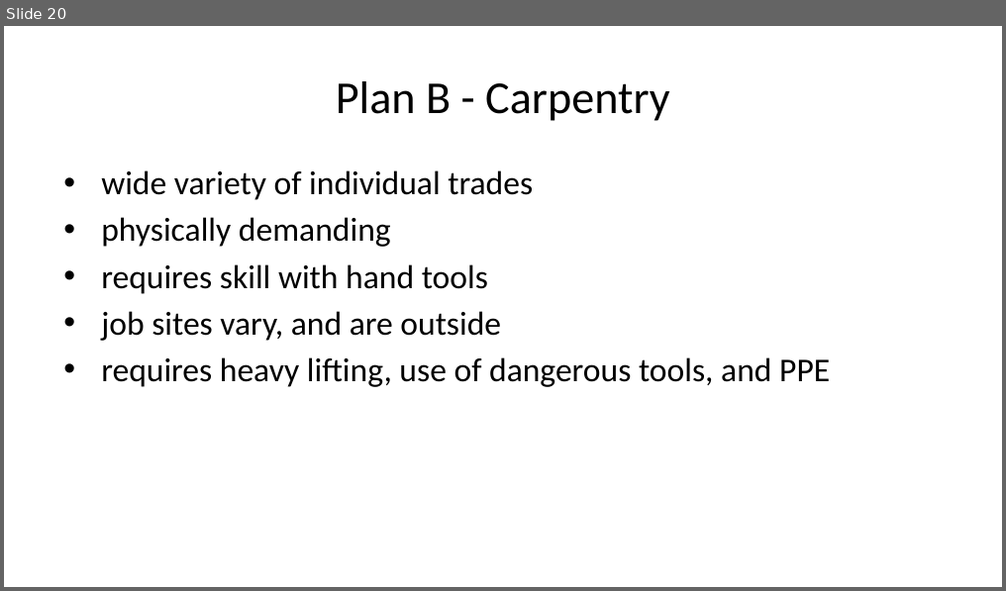
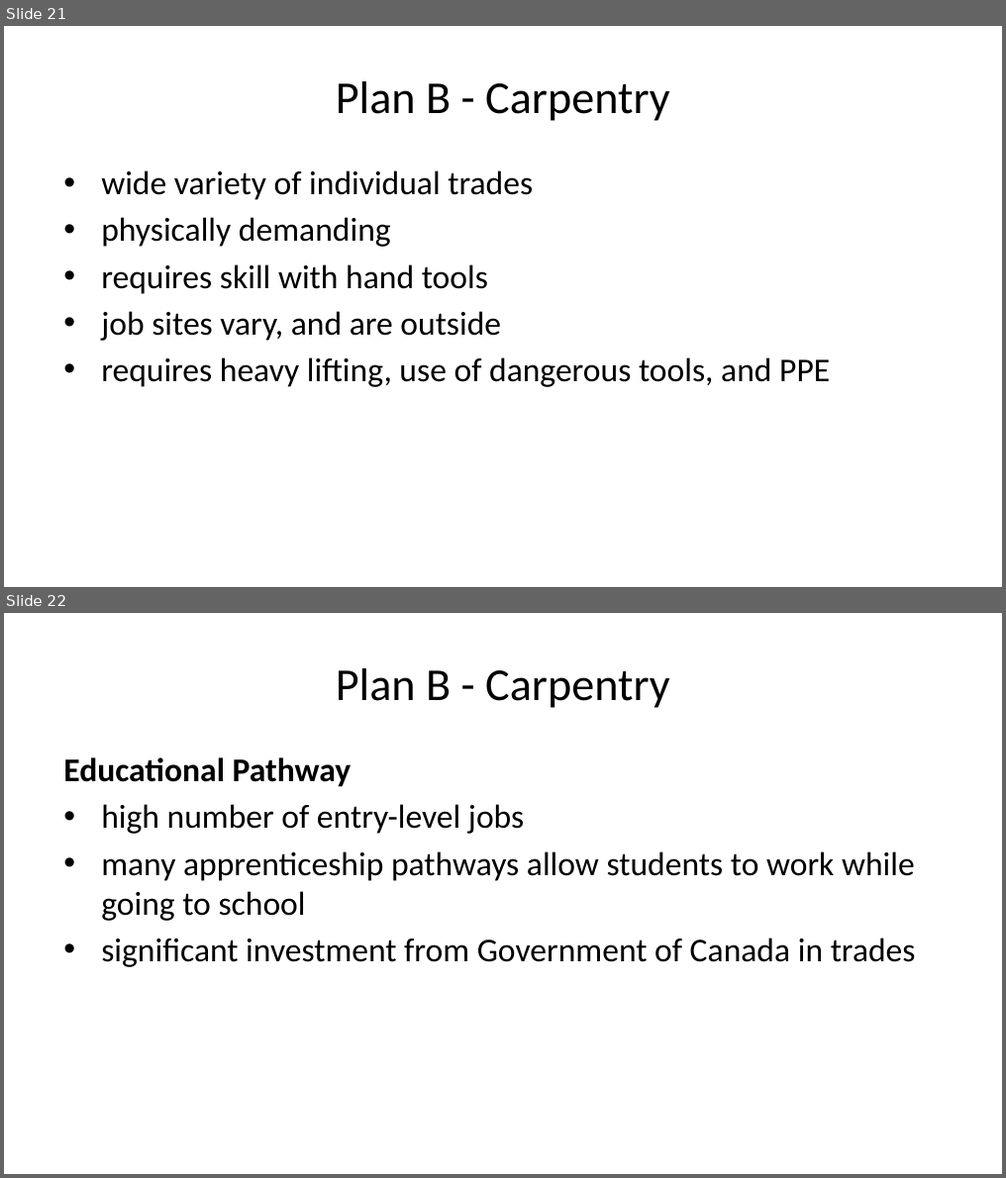
Before and after one commit to cmadland/slides, a slide deck: docs/posts/isaac/index.pptx. Shown one above the other, each under a label of ours: slide 20 before the commit, slides 21 and 22 after it. The pictures are 1006x591 and 1006x1178 pixels, drawn with LibreOffice and Linux fonts; fonts in the diff are those of the drawing. Boxes give left, top, right and bottom in pixels: in the first picture for what was removed or moved away, otherwise in the second. Text is boxed around its words. In the diff, an @@ line names an element or a change of style, - is before the commit and + after.

```diff
--- a/docs/posts/isaac/index.pptx
+++ b/docs/posts/isaac/index.pptx
@@ slide 22 added at (4,613,1002,1174), background #FFFFFF @@
@@ title added at (336,668,669,708), 33 pt, text #000000 @@
+Plan B - Carpentry
@@ text added at (63,758,916,967), 24 pt, text #000000 @@
+Educational Pathway
+• high number of entry-level jobs
+• many apprenticeship pathways allow students to work while going to school
+• significant investment from Government of Canada in trades
@@ what was slide 20 is now slide 21 @@
```
Also in this commit, not shown: 1 slide changed, 2 other slides added, 11 other files.
